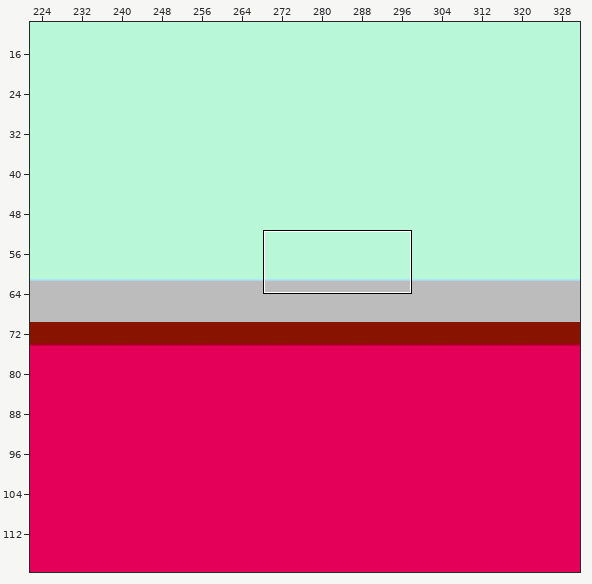
Tiled map -- android/assets/tilemap_02.tmx. The first picture is a wide view before the edit; the outline marks the close-up.
Close-up. As it was:
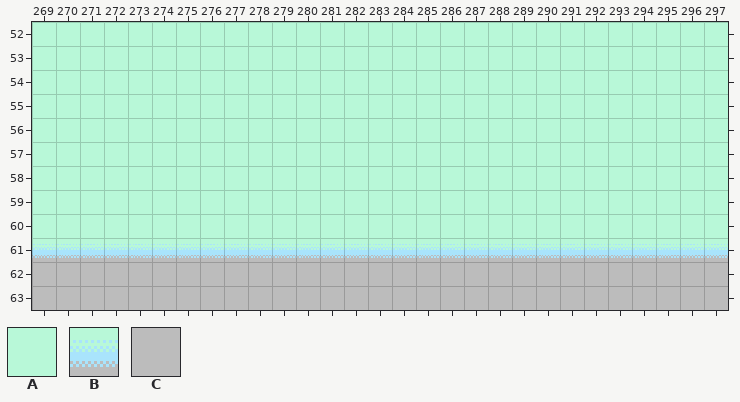
Cells are 16x16 px. Shown: x 269..297, y 52..63. The commit also changed other parts of the map, which this record leaves out. The old version is drawn lined up with the new one.
Key: from "tileset_backgrounds": A 98, B 112, C 126.
_ is an empty cell.
Layers that did not change in this view are not listed.
Layer "Backgrounds" before, first column x 269:
52 AAAAAAAAAAAAAAAAAAAAAAAAAAAAA
53 AAAAAAAAAAAAAAAAAAAAAAAAAAAAA
54 AAAAAAAAAAAAAAAAAAAAAAAAAAAAA
55 AAAAAAAAAAAAAAAAAAAAAAAAAAAAA
56 AAAAAAAAAAAAAAAAAAAAAAAAAAAAA
57 AAAAAAAAAAAAAAAAAAAAAAAAAAAAA
58 AAAAAAAAAAAAAAAAAAAAAAAAAAAAA
59 AAAAAAAAAAAAAAAAAAAAAAAAAAAAA
60 AAAAAAAAAAAAAAAAAAAAAAAAAAAAA
61 BBBBBBBBBBBBBBBBBBBBBBBBBBBBB
62 CCCCCCCCCCCCCCCCCCCCCCCCCCCCC
63 CCCCCCCCCCCCCCCCCCCCCCCCCCCCC
The result:
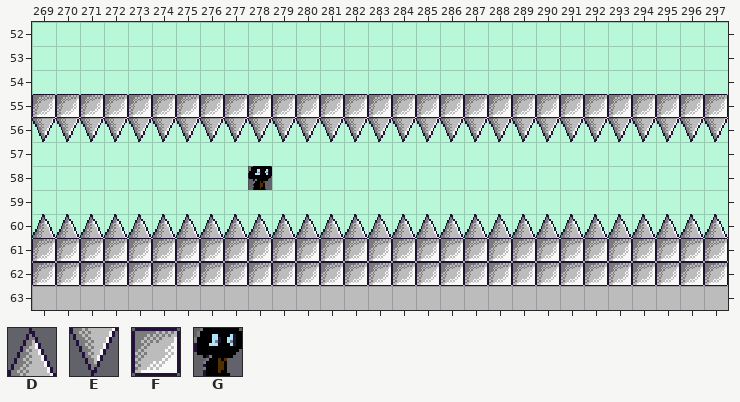
Further tiles: from "tileset_backgrounds": D 70 "spikes", E 71 "spikes", F 77; from "tileset_spawns": G 49.
From old to new:
{"change": "map size 1000x120 -> 1000x140 cells (old content now starts at 0,10; both pictures use the new coordinates)"}
{"where": "layer \"Backgrounds\""}
{"y":58,"x":278,"old":"A","new":"G"}
{"where": "layer \"Platfs\""}
{"y":55,"x":269,"old":"_____________________________","new":"FFFFFFFFFFFFFFFFFFFFFFFFFFFFF"}
{"y":56,"x":269,"old":"_____________________________","new":"EEEEEEEEEEEEEEEEEEEEEEEEEEEEE"}
{"y":60,"x":269,"old":"_____________________________","new":"DDDDDDDDDDDDDDDDDDDDDDDDDDDDD"}
{"y":61,"x":269,"old":"_____________________________","new":"FFFFFFFFFFFFFFFFFFFFFFFFFFFFF"}
{"y":62,"x":269,"old":"_____________________________","new":"FFFFFFFFFFFFFFFFFFFFFFFFFFFFF"}
{"label":"added","picture_box":[32,94,728,142]}
{"label":"changed","picture_box":[248,166,272,190]}
{"label":"added","picture_box":[32,214,728,286]}
